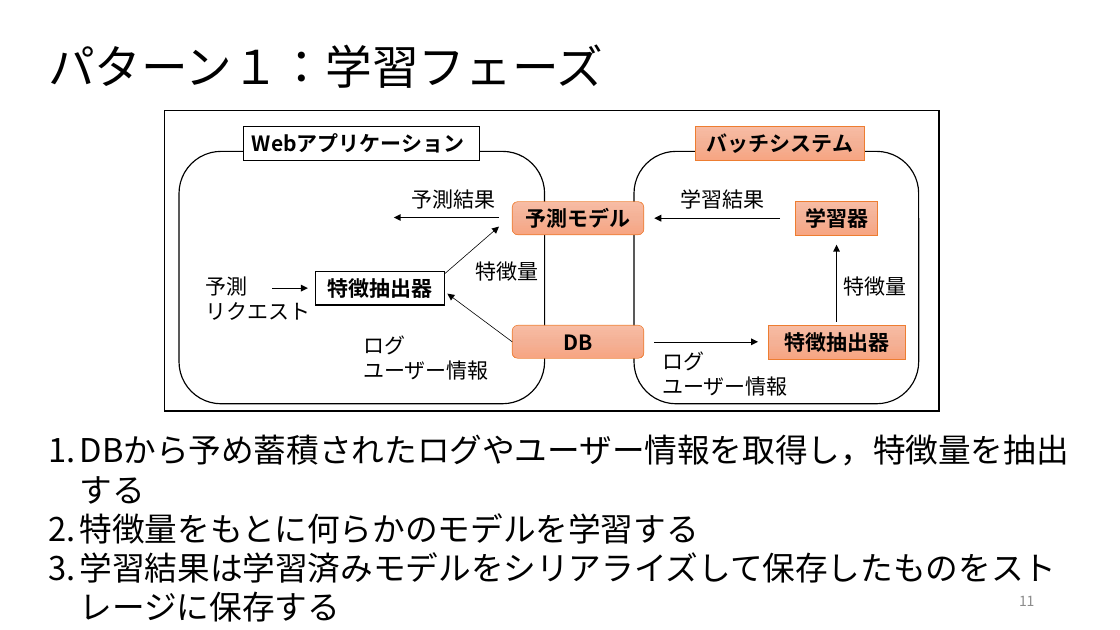
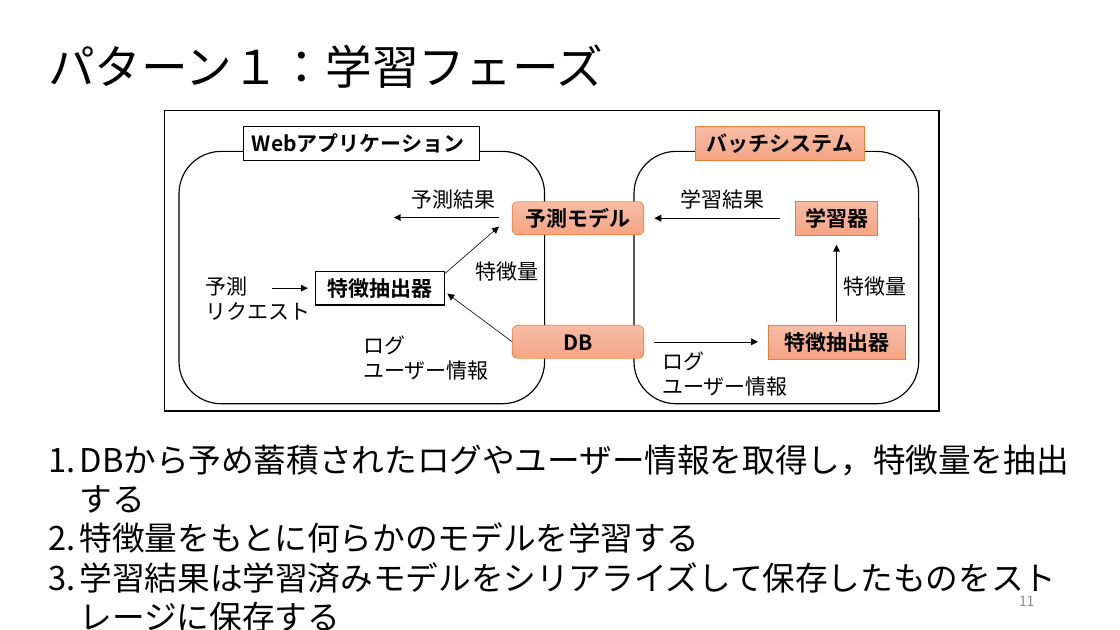
Before and after one commit to ryosuke-ku/Rinko, a slide deck: slide 11 of 仕事ではじめる機械学習第4章.pptx. Drawn at 1120x630 pixels with LibreOffice and Linux fonts; fonts in the diff are those of the drawing. Boxes give left, top, right and bottom in pixels: in the first picture for what was removed or moved away, otherwise in the second. Text is boxed around its words. In the diff, an @@ line names an element or a change of style, - is before the commit and + after.

Commit message:
add 仕事で始める機械学習第4章を編集しました

```diff
--- a/仕事ではじめる機械学習第4章.pptx
+++ b/仕事ではじめる機械学習第4章.pptx
@@ text "DBから予め蓄積されたログやユーザー情報を取得し，特徴量を抽出する": place and size @@
-text "DBから予め蓄積されたログやユーザー情報を取得し，特徴量を抽出する" at box(80, 434, 1069, 622)
+text "DBから予め蓄積されたログやユーザー情報を取得し，特徴量を抽出する" at box(80, 444, 1069, 630)
```
Also in this commit, not shown: 1 other slide changed.
